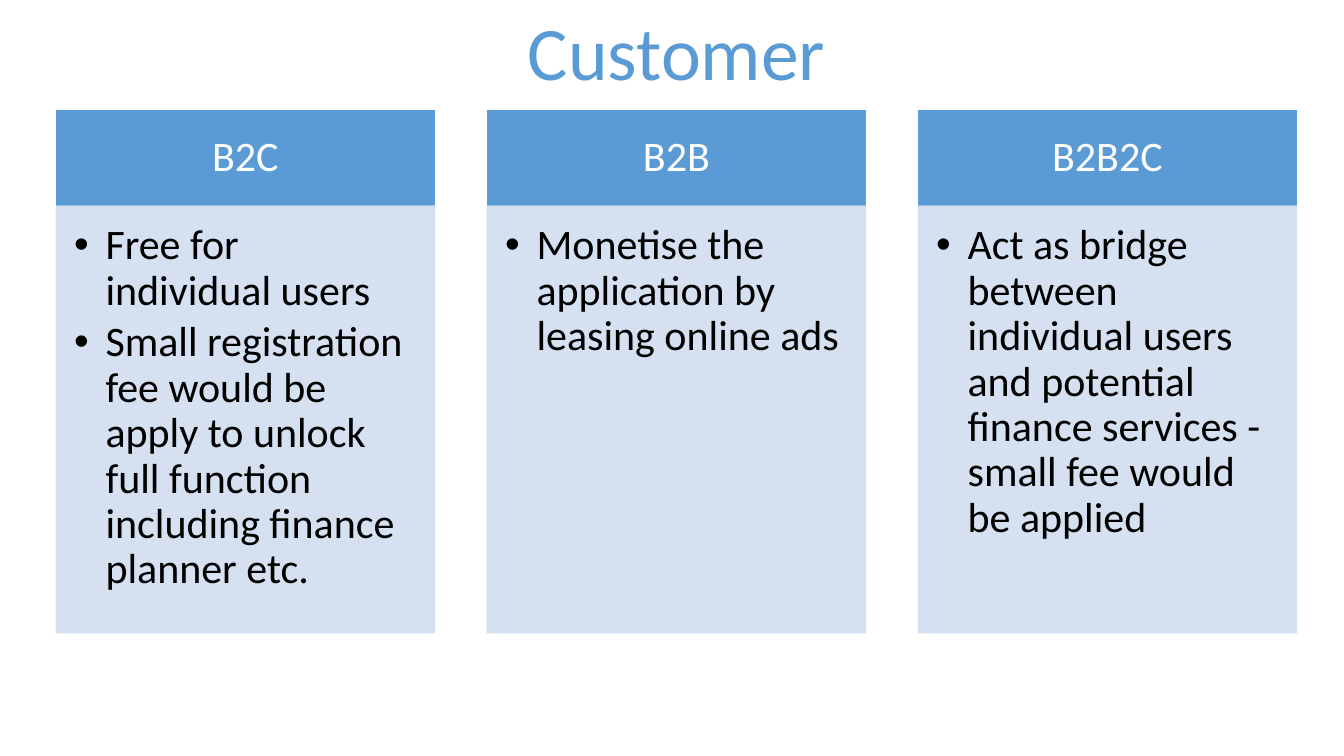
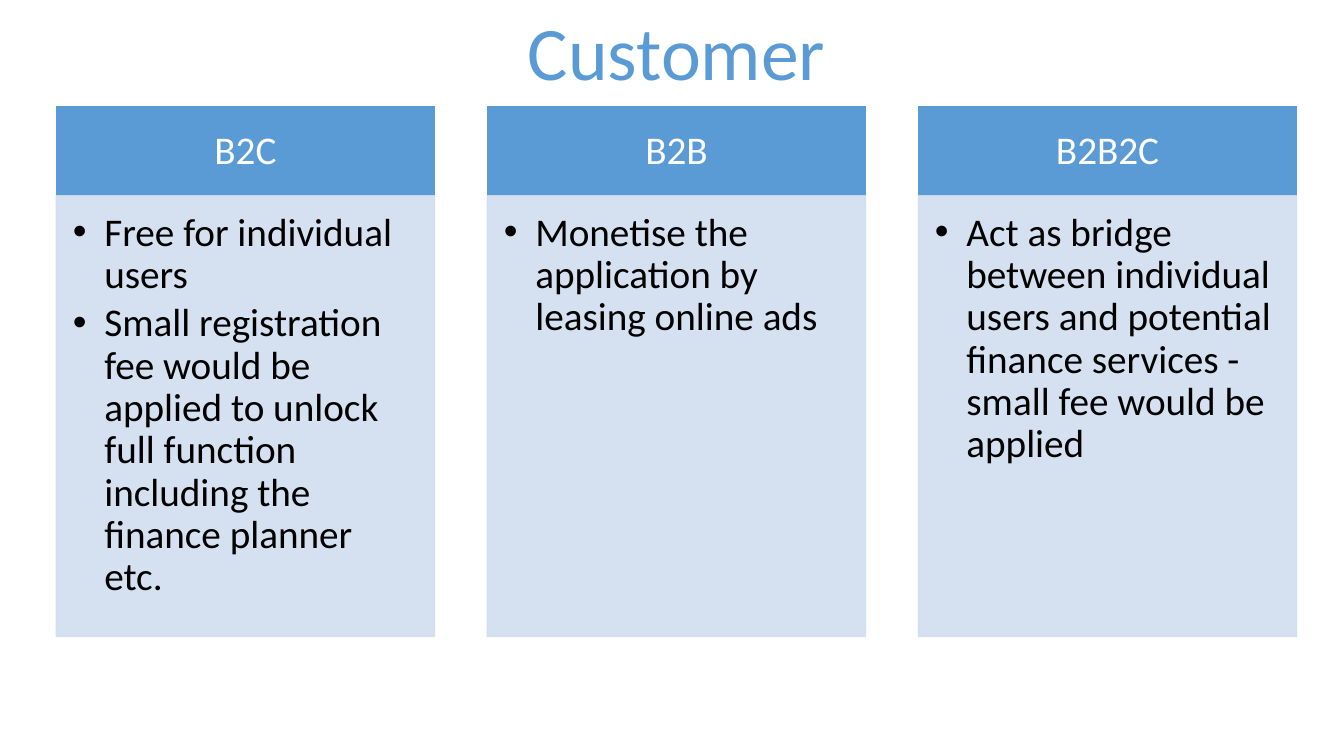
Before and after one commit to AnVu-0312/unihack2022, a slide deck: slide 6 of images/presentation.pptx. Drawn at 1344x756 pixels with LibreOffice and Linux fonts; fonts in the diff are those of the drawing. Boxes give left, top, right and bottom in pixels: in the first picture for what was removed or moved away, otherwise in the second. Text is boxed around its words. In the diff, an @@ line names an element or a change of style, - is before the commit and + after.

Commit message:
Presentation change

```diff
--- a/images/presentation.pptx
+++ b/images/presentation.pptx
@@ rectangle resized from (x1=56, y1=111, x2=435, y2=206) to (x1=56, y1=107, x2=435, y2=196) @@
@@ rectangle resized from (x1=488, y1=111, x2=866, y2=206) to (x1=488, y1=107, x2=866, y2=196) @@
@@ size 30 to 28 pt in 5 elements at (x1=535, y1=218, x2=818, y2=337), (x1=966, y1=218, x2=1271, y2=464), (x1=214, y1=138, x2=276, y2=164), (x1=645, y1=138, x2=707, y2=164), (x1=1056, y1=138, x2=1159, y2=164) @@
@@ rectangle resized from (x1=919, y1=111, x2=1297, y2=206) to (x1=919, y1=107, x2=1297, y2=196) @@
@@ text "Free for individual users" moved from (x1=106, y1=230, x2=402, y2=590) to (x1=104, y1=218, x2=392, y2=591) @@
@@ rectangle resized from (x1=56, y1=206, x2=435, y2=632) to (x1=56, y1=196, x2=435, y2=636) @@
@@ text "Monetise the application by leasing ..." moved from (x1=537, y1=230, x2=839, y2=358) to (x1=535, y1=218, x2=818, y2=337) @@
@@ rectangle resized from (x1=488, y1=206, x2=866, y2=632) to (x1=488, y1=196, x2=866, y2=636) @@
@@ text "Act as bridge between individual ..." moved from (x1=968, y1=230, x2=1238, y2=539) to (x1=966, y1=218, x2=1271, y2=464) @@
@@ rectangle resized from (x1=919, y1=206, x2=1297, y2=632) to (x1=919, y1=196, x2=1297, y2=636) @@
@@ text at (x1=104, y1=218, x2=392, y2=289): size 30 to 28 pt in "Free for individual users" @@
@@ text at (x1=104, y1=308, x2=381, y2=591): text changed; size 30 to 28 pt @@
-  •• Small registration fee would be apply to unlock full function including finance planner etc.
+  •• Small registration fee would be applied to unlock full function including the finance planner etc.
```
Also in this commit, not shown: 1 other slide changed, 2 other files.
